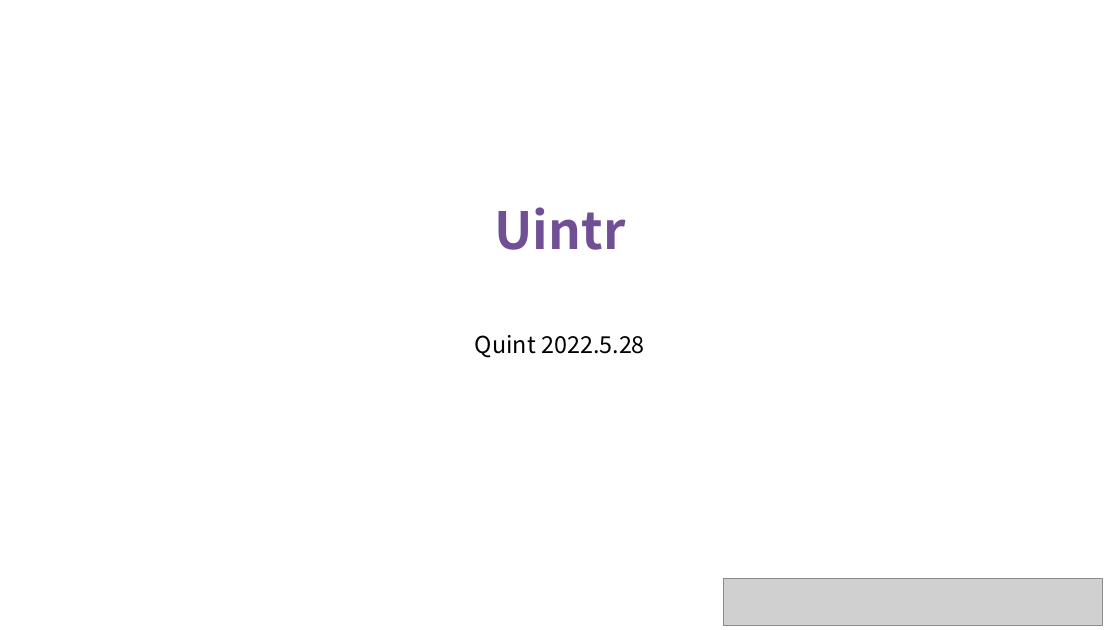
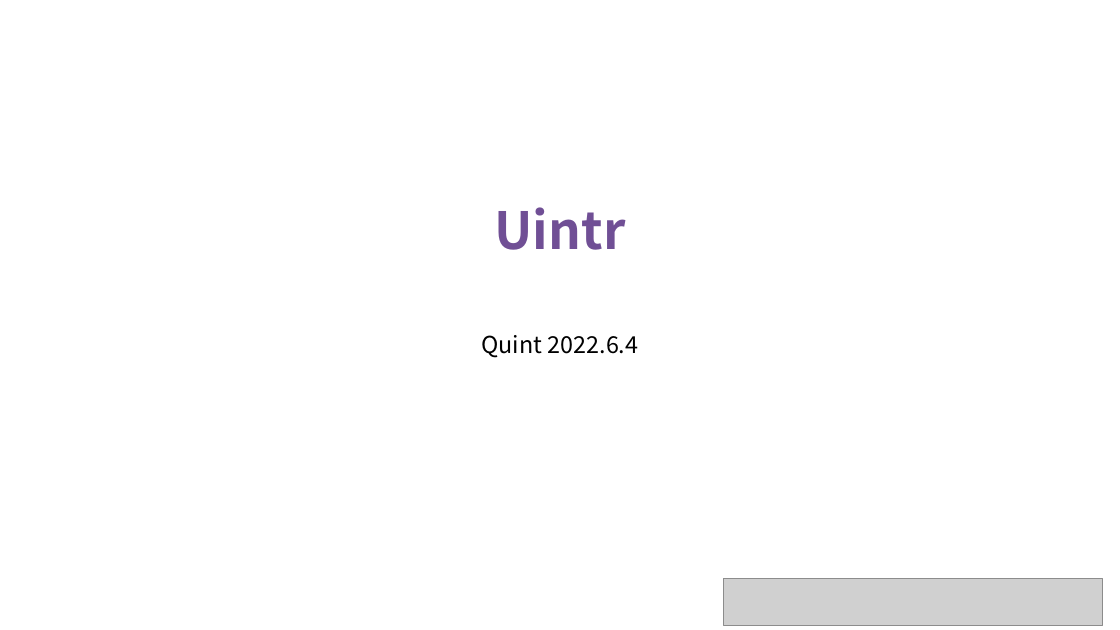
Before and after one commit to OS-F-4/usr-intr, a slide deck: slide 1 of ppt/2022-6-4.pptx. Drawn at 1120x630 pixels with LibreOffice and Linux fonts; fonts in the diff are those of the drawing; grey boxes stand for pictures. Boxes give left, top, right and bottom in pixels: in the first picture for what was removed or moved away, otherwise in the second. Text is boxed around its words. In the diff, an @@ line names an element or a change of style, - is before the commit and + after.

```diff
--- a/ppt/2022-6-4.pptx
+++ b/ppt/2022-6-4.pptx
@@ text at (481, 335, 639, 358): text changed @@
-Quint 2022.5.28
+Quint 2022.6.4
```
Also in this commit, not shown: 2 other slides changed, 3 slides added, 1 other file.
